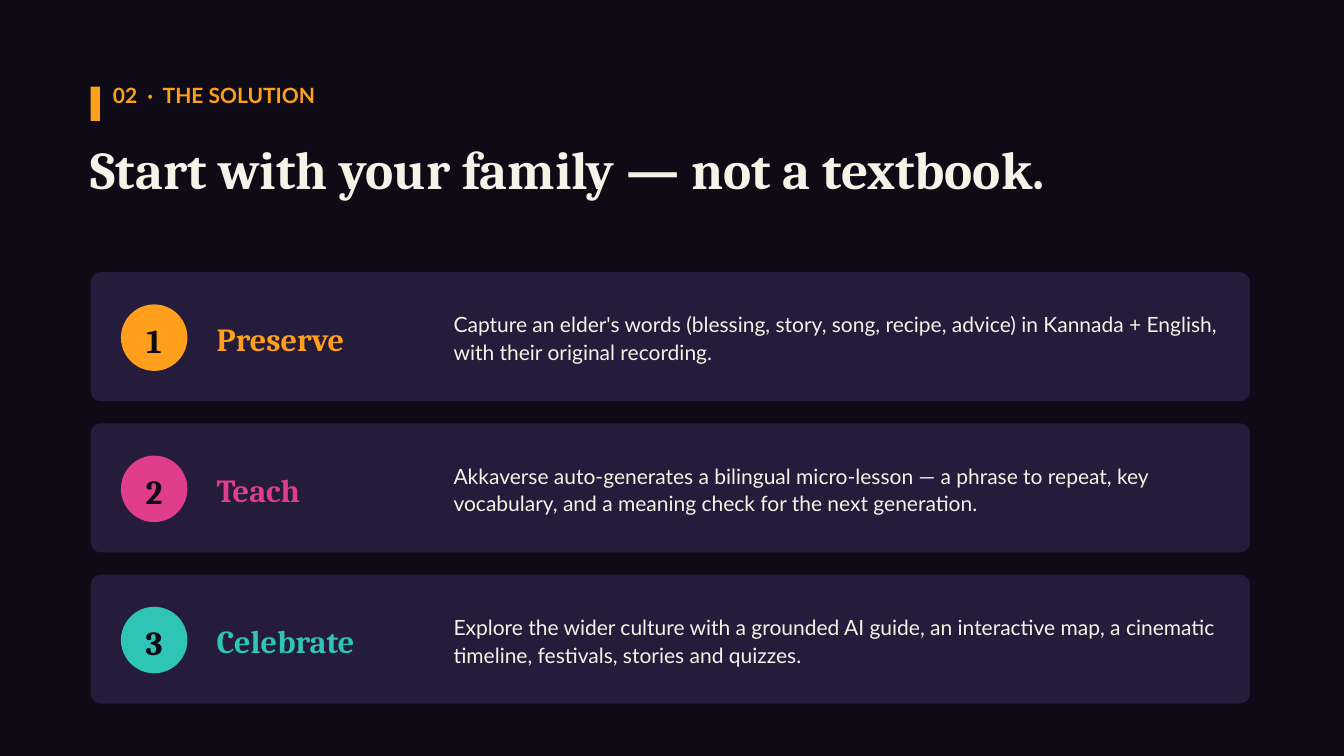
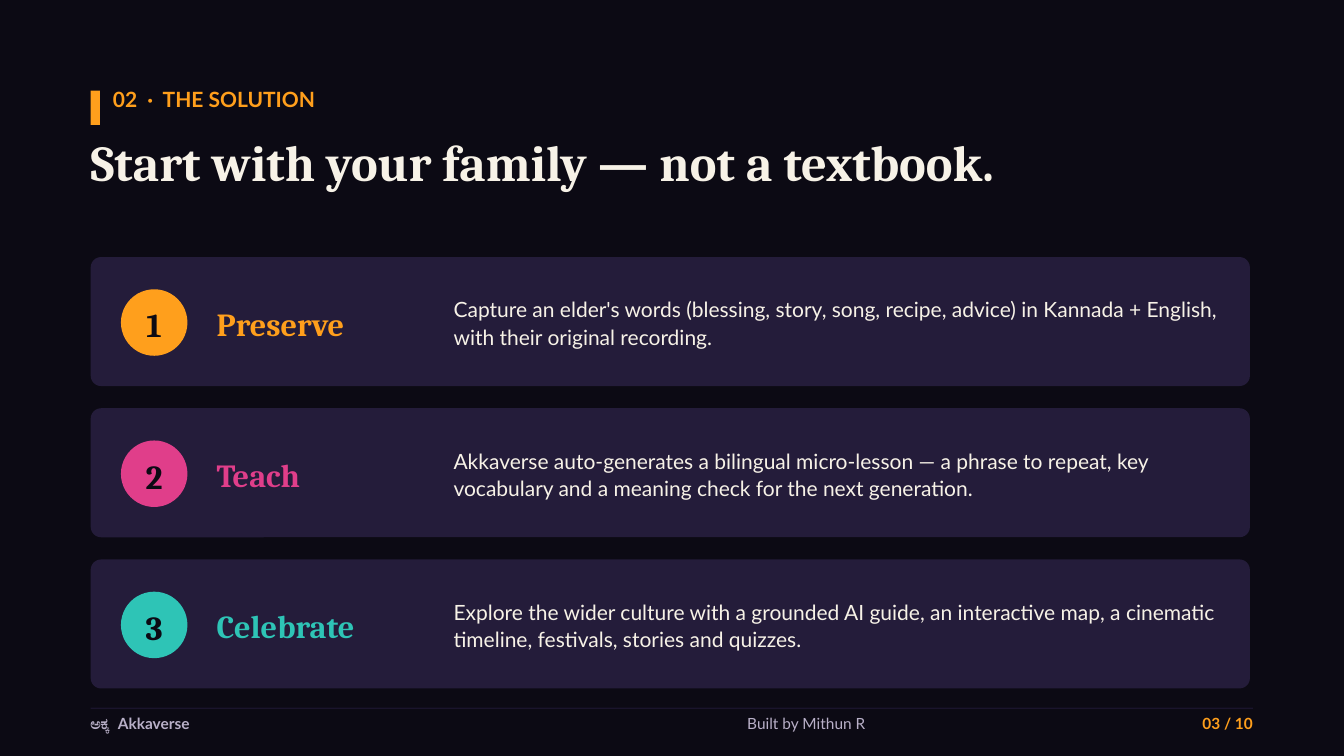
Before and after one commit to Mithuncoding/akkaverse, a slide deck: slide 3 of docs/deck/Akkaverse-Pitch-Deck.pptx. Drawn at 1344x756 pixels with LibreOffice and Linux fonts; fonts in the diff are those of the drawing. Boxes give left, top, right and bottom in pixels: in the first picture for what was removed or moved away, otherwise in the second. Text is boxed around its words. In the diff, an @@ line names an element or a change of style, - is before the commit and + after.

Commit message:
docs: upgrade pitch deck - AKKA emblem, family hero image, 'by Mithun R', footers, links & thank-you close

```diff
--- a/docs/deck/Akkaverse-Pitch-Deck.pptx
+++ b/docs/deck/Akkaverse-Pitch-Deck.pptx
@@ rectangle at (0, 0, 1344, 756): fill #0E0B16 to #0C0A14 @@
@@ text "02 · THE SOLUTION": place and size @@
-text "02 · THE SOLUTION" at (113, 87, 315, 103)
+text "02 · THE SOLUTION" at (113, 91, 315, 107)
@@ rectangle: place and size @@
-rectangle at (91, 87, 100, 121)
+rectangle at (91, 91, 100, 125)
@@ text "Start with your family — ..." at (91, 145, 994, 192): size 38 to 36 pt @@
@@ text at (454, 453, 1149, 500): text changed @@
-Akkaverse auto-generates a bilingual micro-lesson — a phrase to repeat, key vocabulary, and a meaning check for the next generation.
+Akkaverse auto-generates a bilingual micro-lesson — a phrase to repeat, key vocabulary and a meaning check for the next generation.
@@ 8 texts, 3 rounded rectangles, 3 ellipses: place and size @@
-8 texts, 3 rounded rectangles, 3 ellipses at (91, 272, 1250, 704)
+8 texts, 3 rounded rectangles, 3 ellipses at (91, 257, 1250, 689)
@@ text colour #0E0B16 to #0C0A14 in 3 elements at (146, 314, 161, 337), (146, 466, 163, 489), (146, 617, 163, 641) @@
@@ rectangle added at (91, 708, 1253, 709), fill #1A142C @@
@@ text added at (91, 717, 190, 733), 11 pt, text #B9B0C8, bold @@
+ಅಕ್ಕ Akkaverse
@@ text added at (747, 717, 866, 732), 11 pt, text #B9B0C8 @@
+Built by Mithun R
@@ text added at (1202, 717, 1253, 729), 11 pt, text #FF9F1C, bold @@
+03 / 10
```
Also in this commit, not shown: 9 other slides changed, 2 other files.
